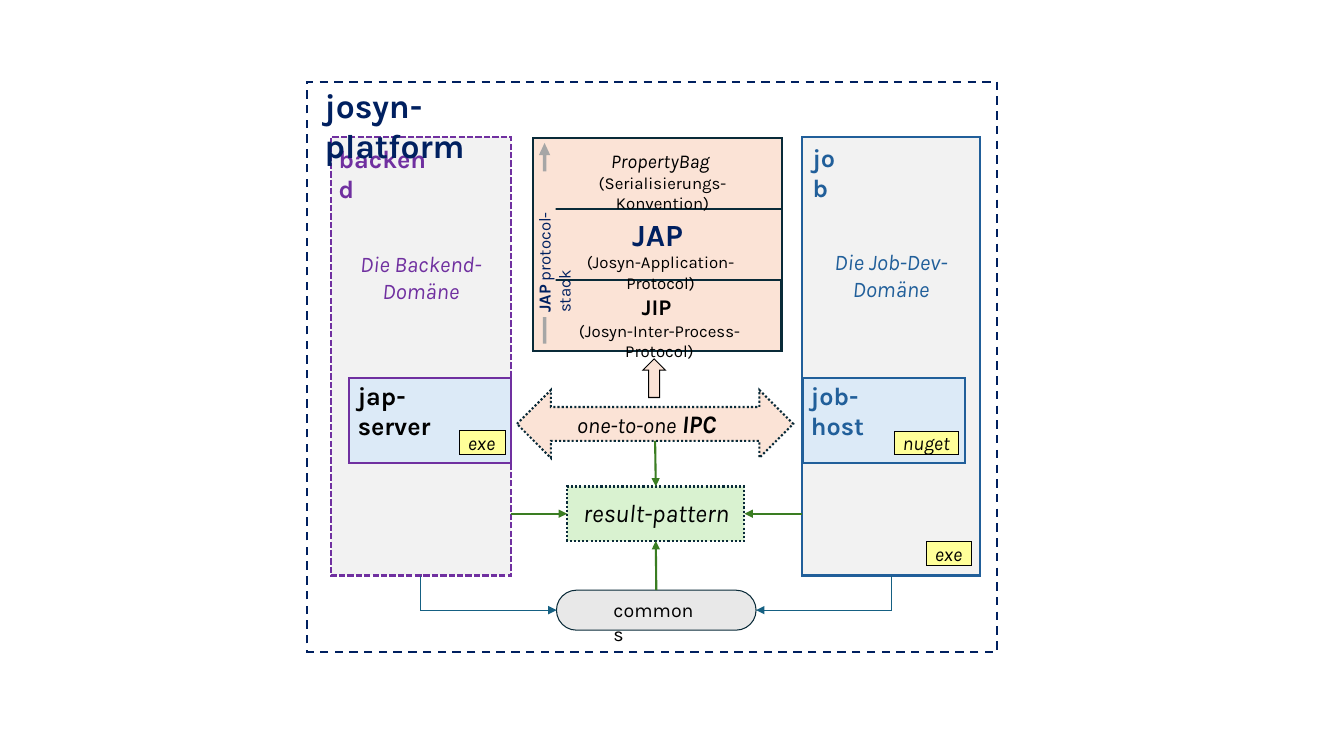
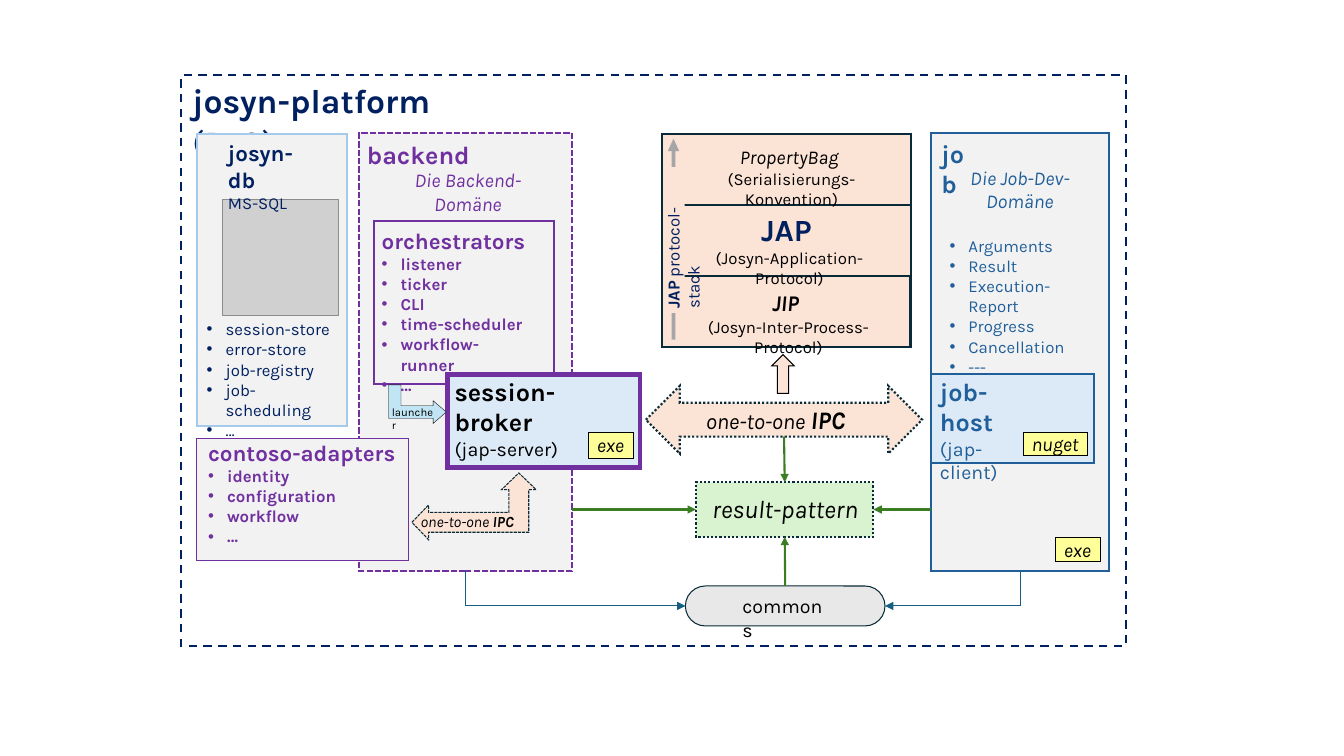
Before and after one commit to ckluth/josyn-platform, a slide deck: slide 9 of josyn-intro.pptx (slide 10 before the commit). Drawn at 1344x756 pixels with LibreOffice and Linux fonts; fonts in the diff are those of the drawing; grey boxes stand for pictures. Boxes give left, top, right and bottom in pixels: in the first picture for what was removed or moved away, otherwise in the second. Text is boxed around its words. In the diff, an @@ line names an element or a change of style, - is before the commit and + after.

```diff
--- a/josyn-intro.pptx
+++ b/josyn-intro.pptx
@@ rectangle: place and size @@
-rectangle at [308, 82, 997, 652]
+rectangle at [181, 76, 1126, 646]
@@ text at [192, 89, 430, 163]: text changed @@
-josyn-platform
+josyn-platform (PoC)
@@ text "backend" rewrapped from [329, 138, 449, 178] to [367, 146, 470, 165] @@
@@ rectangle: place and size @@
-rectangle at [331, 137, 511, 576]
+rectangle at [359, 133, 572, 572]
@@ text "Die Backend-": place and size @@
-text "Die Backend-" at [360, 256, 481, 299]
+text "Die Backend-" at [415, 173, 521, 211]
@@ text "Die Backend-" at [415, 173, 521, 211]: size 16 to 14 pt @@
@@ text "Die Job-Dev-" at [970, 171, 1069, 208]: size 16 to 14 pt @@
@@ text "Die Job-Dev-": place and size @@
-text "Die Job-Dev-" at [834, 254, 948, 298]
+text "Die Job-Dev-" at [970, 171, 1069, 208]
@@ rectangle added at [374, 222, 555, 384], fill #F2F2F2, outline #7030A0 1.5 pt @@
@@ text added at [382, 233, 525, 376], 12 pt, text #7030A0, bold @@
+orchestrators
+• listener
+• ticker
+• CLI
+• time-scheduler
+• workflow-runner
+• …
@@ text added at [968, 241, 1064, 353], 12 pt, text #215F9A @@
+• Arguments
+• Result
+• Execution-Report
+• Progress
+• Cancellation
+• ---
@@ text at [772, 296, 799, 312]: italic on in "JIP" @@
@@ group added at [197, 134, 347, 425]: 2 texts, 1 rectangle, 1 picture @@
+josyn-db
+MS-SQL
+• session-store
+• error-store
+• job-registry
+• job-scheduling
+• …
@@ bent up arrow added at [389, 385, 446, 423], fill #C1E5F5, outline #000000 0.25 pt @@
@@ rectangle: place and size @@
-rectangle at [349, 378, 511, 463]
+rectangle at [448, 374, 640, 467]
@@ rectangle at [448, 374, 640, 467]: outline #7030A0 1.5 pt to #7030A0 3 pt @@
@@ text at [455, 383, 559, 461]: text changed @@
-jap-server
+session-broker
+(jap-server)
@@ text "job-host": place and size @@
-text "job-host" at [811, 387, 864, 436]
+text "job-host" at [940, 383, 998, 481]
@@ rectangle: place and size @@
-rectangle at [803, 378, 965, 463]
+rectangle at [932, 374, 1094, 463]
@@ text added at [382, 400, 446, 424], 8 pt, text #000000 @@
+launcher
@@ text "one-to-one IPC" rewrapped from [577, 416, 716, 434] to [706, 412, 845, 436] @@
@@ rectangle added at [196, 439, 407, 561], fill #F2F2F2, outline #7030A0 0.25 pt @@
@@ text added at [208, 445, 395, 522], 12 pt, text #7030A0, bold @@
+contoso-adapters
+• identity
+• configuration
+• workflow
+• …
@@ rectangle "exe": place and size @@
-rectangle "exe" at [460, 432, 505, 456]
+rectangle "exe" at [589, 433, 634, 459]
@@ 7 texts, 7 rectangles, 3 arrows, 2 up arrows, 1 elbow arrow, 1 left right arrow, 1 rounded rectangle: place and size @@
-7 texts, 7 rectangles, 3 arrows, 2 up arrows, 1 elbow arrow, 1 left right arrow, 1 rounded rectangle at [517, 137, 980, 630]
+7 texts, 7 rectangles, 3 arrows, 2 up arrows, 1 elbow arrow, 1 left right arrow, 1 rounded rectangle at [646, 133, 1109, 626]
@@ text at [940, 442, 998, 481]: paragraph added @@
+(jap-client)
@@ rectangle "nuget": place and size @@
-rectangle "nuget" at [895, 432, 959, 456]
+rectangle "nuget" at [1024, 433, 1088, 457]
@@ left up arrow added at [412, 473, 536, 539], fill #FBE3D6, outline #092A39 0.75 pt dashed @@
@@ arrow moved from (511, 514) - (568, 514) to (572, 509) - (696, 509) @@
@@ text added at [421, 517, 514, 532], 11 pt, text #000000, italic @@
+one-to-one IPC
@@ elbow arrow moved from (421, 576) - (557, 610) to (466, 572) - (686, 606) @@
```
Also in this commit, not shown: 4 other slides changed, 2 slides removed, 5 other files.
